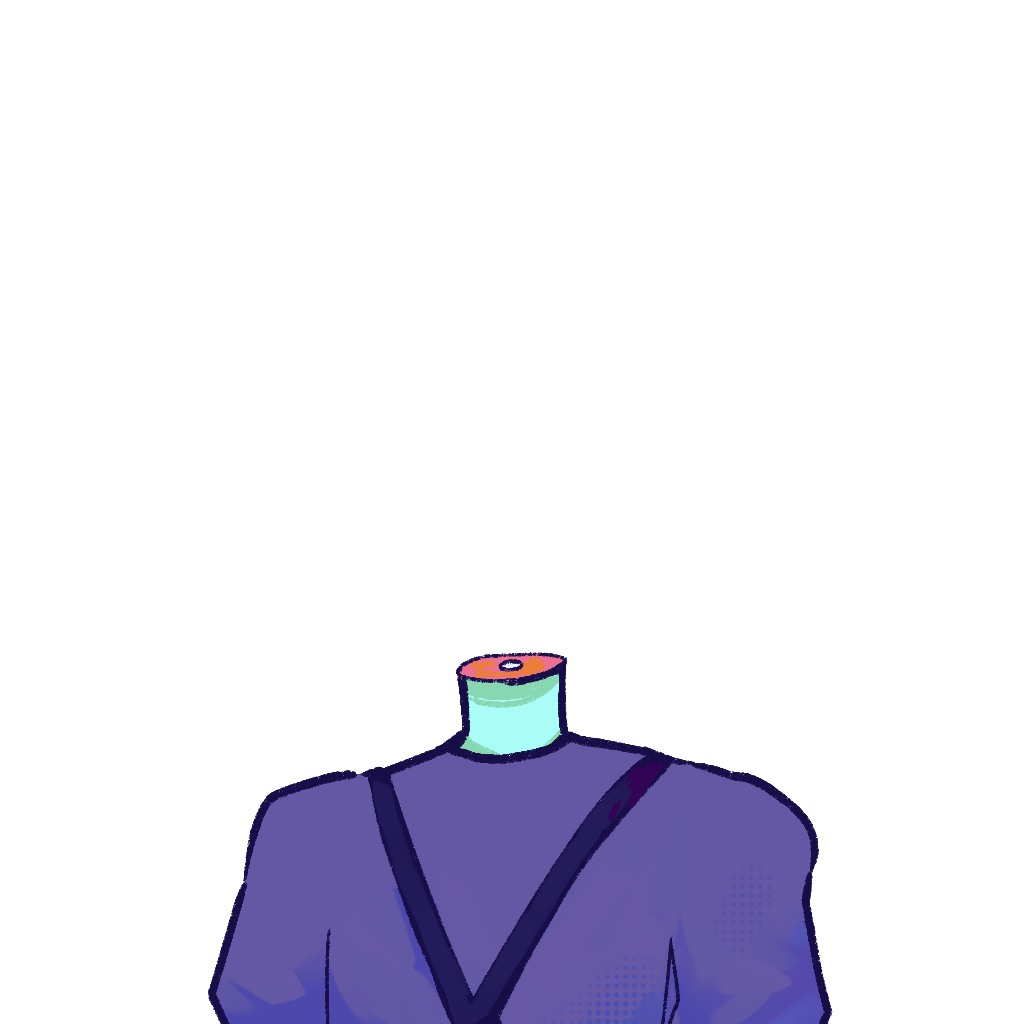
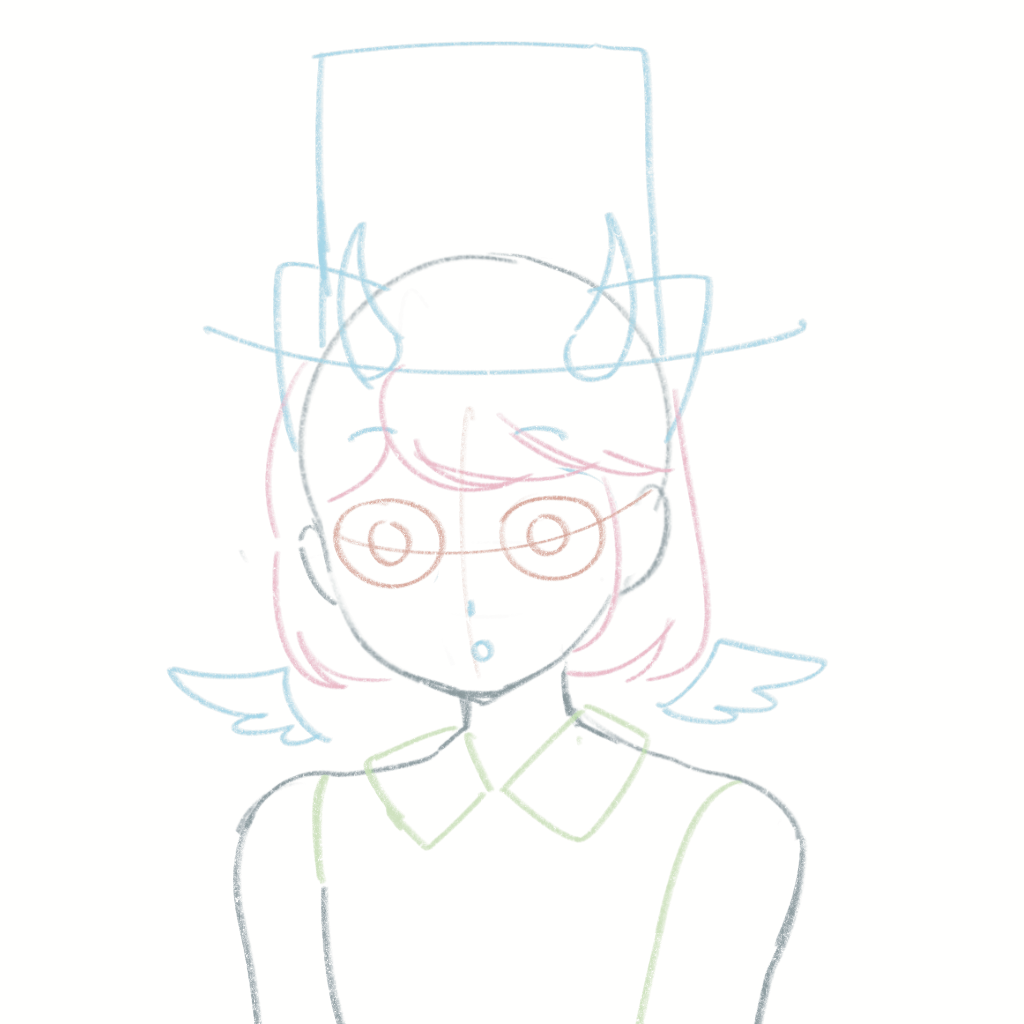
Before/after of a (1024, 1024) layered artwork. What changed in the layer stack:
hid group "Group 7" (5 layers) over [166, 41, 833, 1024]
showed "Background" over [166, 41, 833, 1024]
